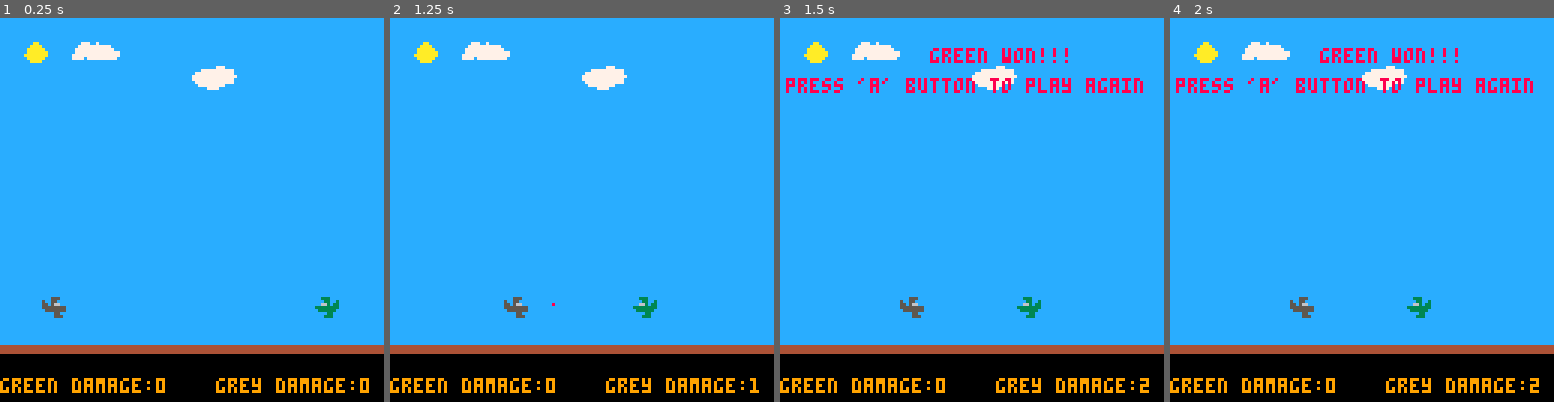
Above: before the commit, frames 1-4 (left to right).
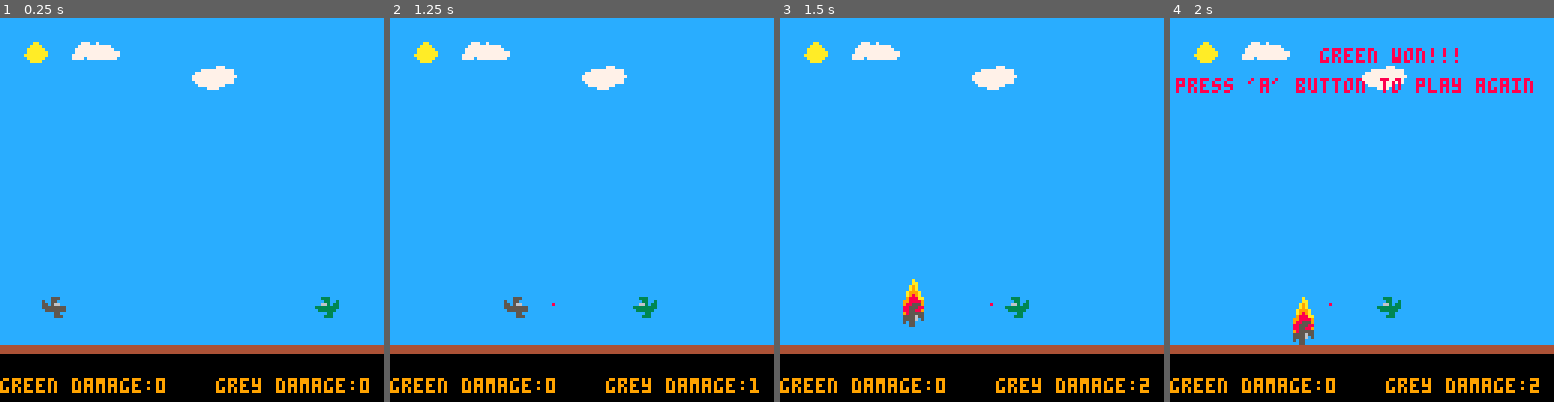
Above: after the commit, the same moments.

Repository: jerrybookbenson/pico8-games
Game: PICO-8 cartridge plane-battle.p8
The game is run twice, just before and just after one commit, with the same random seed, the same clock (stepped at 60 frames per second) and the same inputs.
Inputs:
- Up to frame 1 (0.25 s): no input
- Up to frame 2 (1.25 s): tap O (Z key) at 0.33, 0.7 s
- Up to frame 3 (1.5 s): tap O (Z key) at 1.43 s
- Up to frame 4 (2 s): hold Left from 1.97 s (still down); hold P2 Right from 1.97 s (still down)

Frames 1-2 are identical in both runs. In frame 3, 2.7% of the frame differs, in the area x 1-95%, y 7-81%; in frame 4, 0.9%.

Commit message:
added flame for pl2

Diff:
--- a/plane-battle.p8
+++ b/plane-battle.p8
@@ -12,12 +12,13 @@
 	pl1_left = 32
 	pl1_up = 16
 	pl1_down = 48
-  pl1_flame_spr = 43
+	pl1_flame_spr = 43
 
 	pl2_right = 17
 	pl2_left = 49
   pl2_up = 33
   pl2_down = 2
+	pl2_flame_spr = 42
 
   flame_tail_spr = 27
 
@@ -153,7 +154,10 @@
   			del (actors, actor)
   			pl2_damage = pl2_damage + 1
 				if (pl2_damage == game_over_damage) then
-          game_over = true
+          pl2_speed_x = 0
+          pl2_speed_y = pl_speed
+          pl2.spr = pl2_flame_spr
+          pl2_flame = make_actor(pl2.x ,pl2.y - 1, flame_tail_spr)
         end
 			end
 	  end
@@ -195,19 +199,19 @@
  		end
 	end
     -- now player 2
-  if (btn(0,1) and pl2.x > min_x ) then
+  if (btn(0,1) and pl2.x > min_x and pl2.spr != pl2_flame_spr) then
 		pl2_speed_y = 0
  	  pl2_speed_x = -pl_speed
 		pl2.spr = pl2_left
-  elseif (btn(1,1) and pl2.x < max_x )  then
+  elseif (btn(1,1) and pl2.x < max_x and pl2.spr != pl2_flame_spr)  then
   	pl2_speed_y = 0
    	pl2_speed_x = pl_speed
   	pl2.spr = pl2_right
-	elseif (btn(2,1) and pl2.y > min_y )  then
+	elseif (btn(2,1) and pl2.y > min_y and pl2.spr != pl2_flame_spr)  then
  		pl2_speed_x = 0
    	pl2_speed_y = -pl_speed
   	pl2.spr = pl2_up
-	elseif (btn(3,1)) then
+	elseif (btn(3,1) and pl2.spr != pl2_flame_spr) then
    	pl2_speed_x = 0
    	pl2_speed_y = pl_speed
   	pl2.spr = pl2_down
@@ -241,6 +245,9 @@
     pl2.y = pl2.y + pl2_speed_y
     if (pl1_flame) then
       pl1_flame.y = pl1_flame.y + pl1_speed_y
+		end
+		if (pl2_flame) then
+      pl2_flame.y = pl2_flame.y + pl2_speed_y
     end
 end
 
